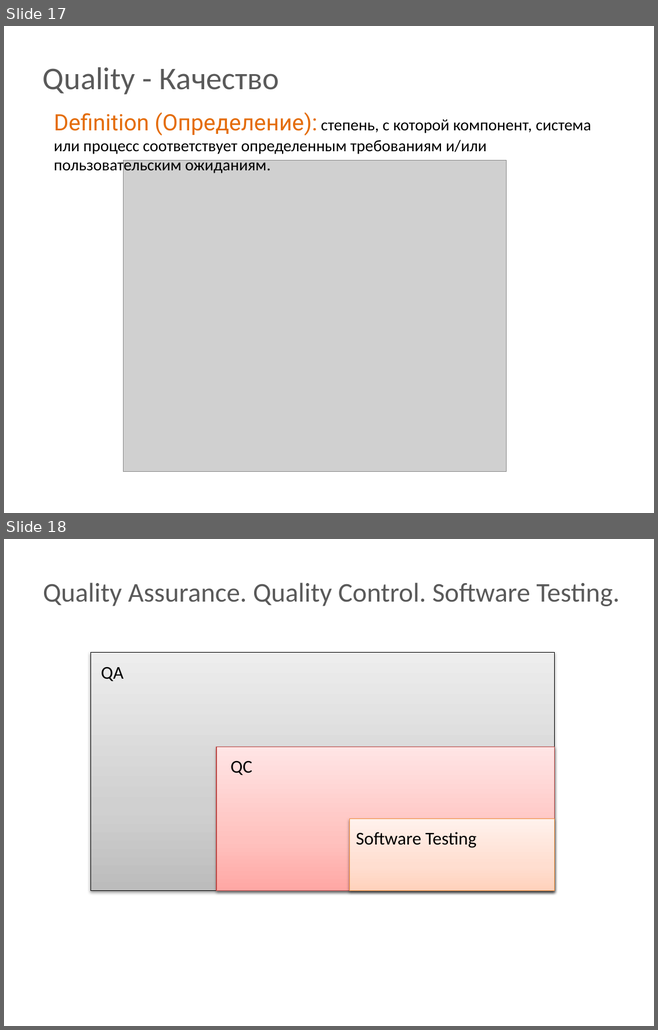
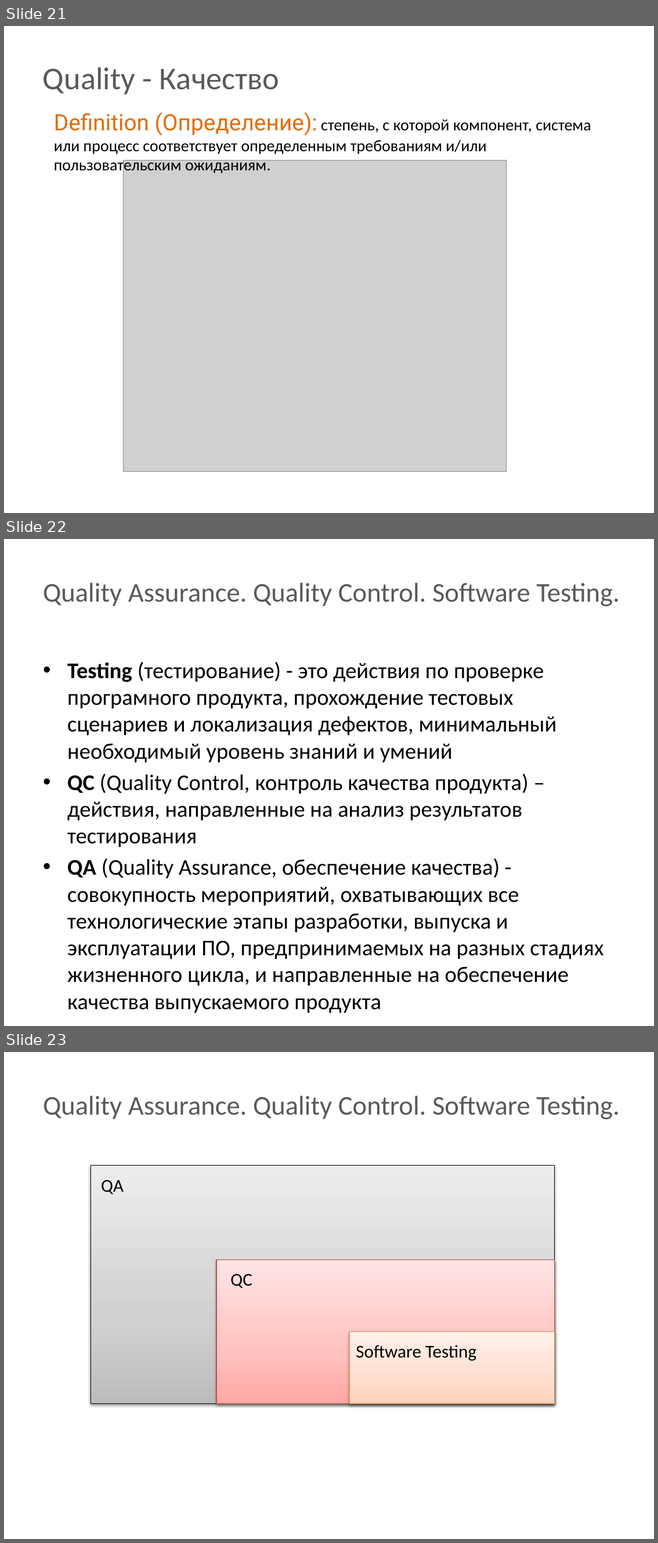
Before and after one commit to BigRacer/swtesting, a slide deck: 1.Introduction_part2/Introduction.pptx. Shown one above the other, each under a label of ours: slides 17 and 18 before the commit, slides 21, 22 and 23 after it. The pictures are 658x1030 and 658x1543 pixels, drawn with LibreOffice and Linux fonts; fonts in the diff are those of the drawing; grey boxes stand for pictures; background and template pictures are left out. Boxes give left, top, right and bottom in pixels: in the first picture for what was removed or moved away, otherwise in the second. Text is boxed around its words. In the diff, an @@ line names an element or a change of style, - is before the commit and + after.

```diff
--- a/1.Introduction_part2/Introduction.pptx
+++ b/1.Introduction_part2/Introduction.pptx
@@ slide 22 added at (4,539,654,1026), background picture (left out) @@
@@ text added at (43,583,619,606), 30 pt, text #595959 @@
+Quality Assurance. Quality Control. Software Testing.
@@ text added at (67,662,603,983), 24.8 pt, text #000000 @@
+• Testing (тестирование) - это действия по проверке програмного продукта, прохождение тестовых сценариев и локализация дефектов, минимальный необходимый уровень знаний и умений
+• QC (Quality Control, контроль качества продукта) – действия, направленные на анализ результатов тестирования
+• QA (Quality Assurance, обеспечение качества) - совокупность мероприятий, охватывающих все технологические этапы разработки, выпуска и эксплуатации ПО, предпринимаемых на разных стадиях жизненного цикла, и направленные на обеспечение качества выпускаемого продукта
@@ what was slide 17 is now slide 21 @@
@@ what was slide 18 is now slide 23 @@
```
Also in this commit, not shown: 8 slides changed, 4 other slides added, 2 other files.
